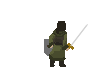
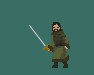
Comparing the layer stacks of the two 94 × 75 images. Changes:
showed group "stand" (13 layers) over [20, 17, 71, 68]
showed group "stand loop 2" (2 layers) over [29, 22, 70, 68]
hid group "back" (8 layers) over [44, 21, 88, 67]
hid group "back loop 1" (3 layers) over [44, 21, 88, 67]
showed "Background" over [0, 0, 94, 75]
